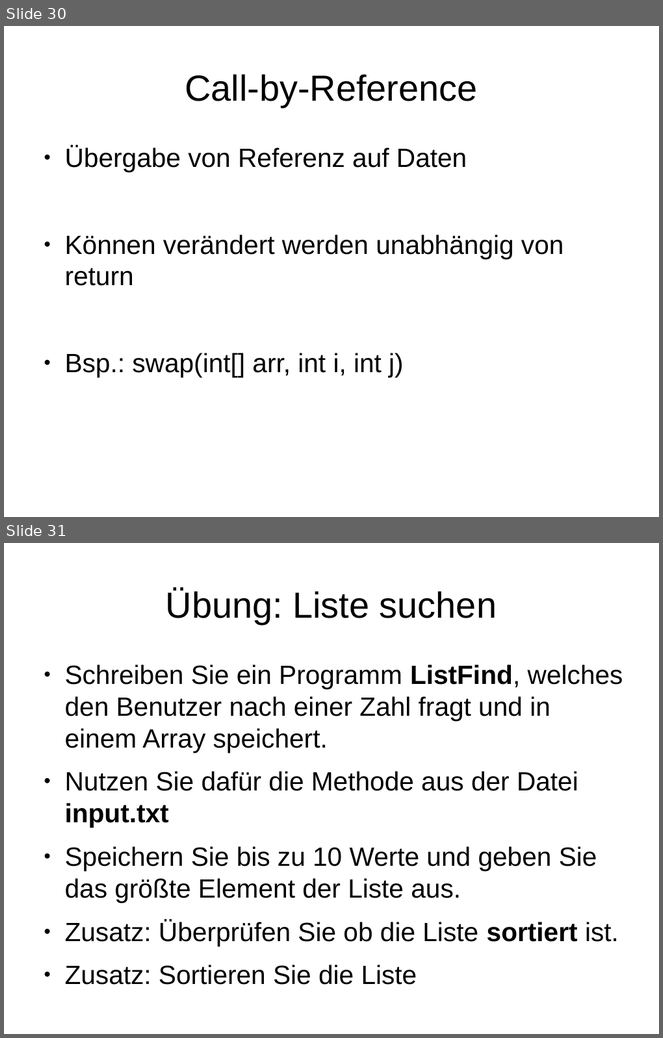
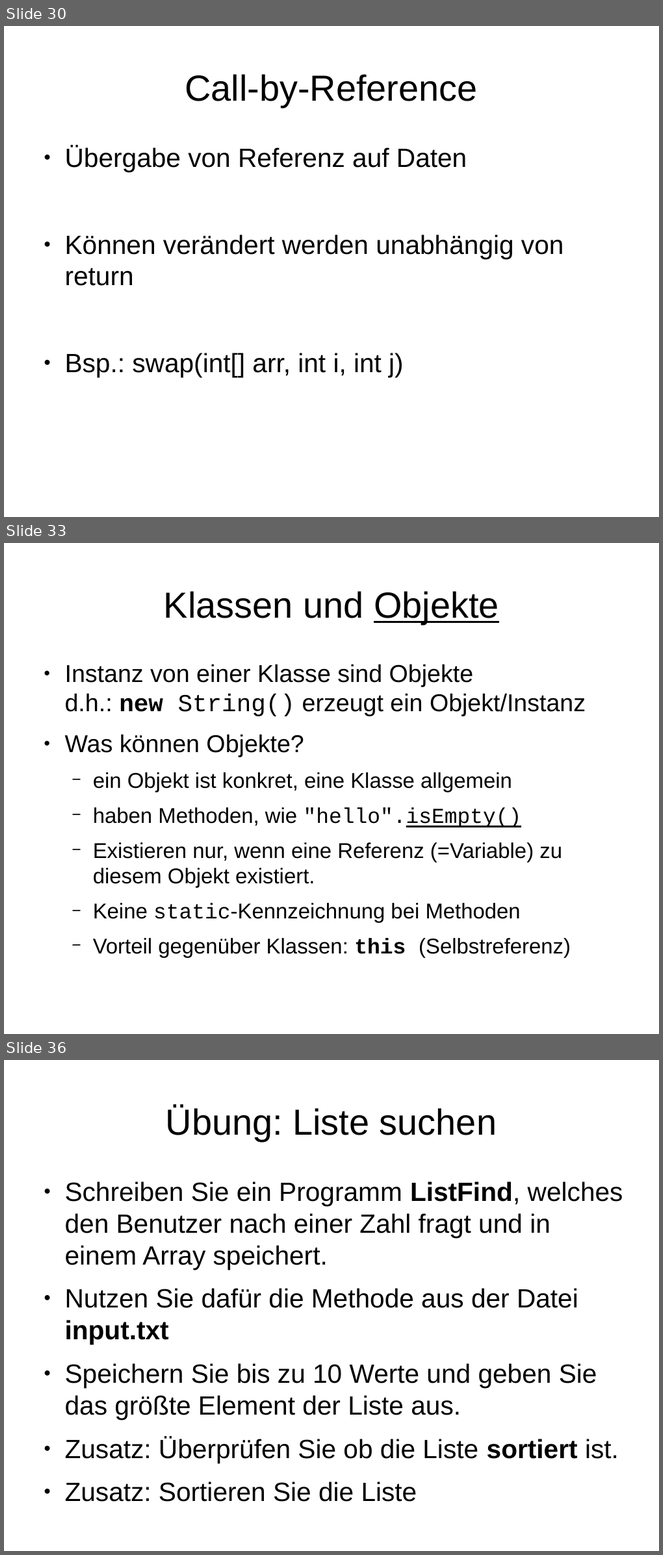
Before and after one commit to mn-io/hello-java, a slide deck: Vorlesung.odp. Shown one above the other, each under a label of ours: slides 30 and 31 before the commit, slides 30, 33 and 36 after it; the slides between them are not shown. The pictures are 663x1038 and 663x1555 pixels, drawn with LibreOffice and Linux fonts; fonts in the diff are those of the drawing. Boxes give left, top, right and bottom in pixels: in the first picture for what was removed or moved away, otherwise in the second. Text is boxed around its words. In the diff, an @@ line names an element or a change of style, - is before the commit and + after.

```diff
--- a/Vorlesung.odp
+++ b/Vorlesung.odp
@@ slide 33 added at <box>4,543,659,1034</box>, background #FFFFFF @@
@@ title added at <box>164,591,499,624</box>, 44 pt, text #000000 @@
+Klassen und Objekte
@@ text added at <box>65,664,586,954</box>, 25.9 pt, text #000000 @@
+● Instanz von einer Klasse sind Objekte
+  d.h.: new String() erzeugt ein Objekt/Instanz
+● Was können Objekte?
+  − ein Objekt ist konkret, eine Klasse allgemein
+  − haben Methoden, wie "hello".isEmpty()
+  − Existieren nur, wenn eine Referenz (=Variable) zu diesem Objekt existiert.
+  − Keine static-Kennzeichnung bei Methoden
+  − Vorteil gegenüber Klassen: this (Selbstreferenz)
@@ what was slide 31 is now slide 36 @@
```
Also in this commit, not shown: 8 slides changed, 6 other slides added, 3 slides removed, 1 other file.
